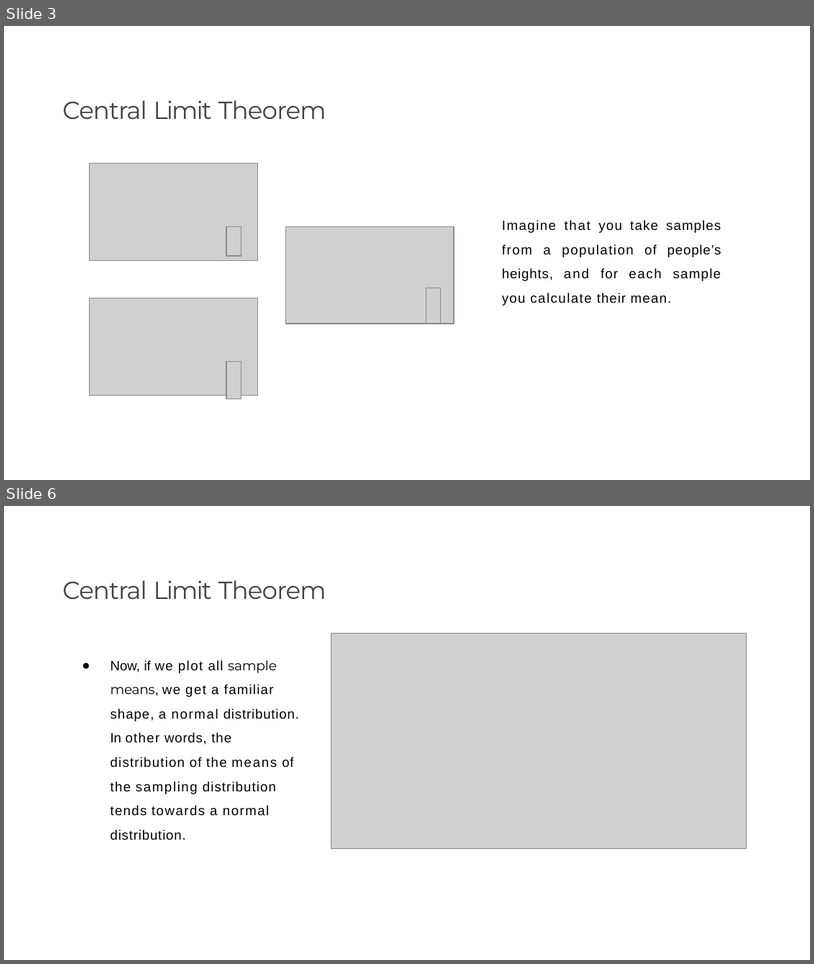
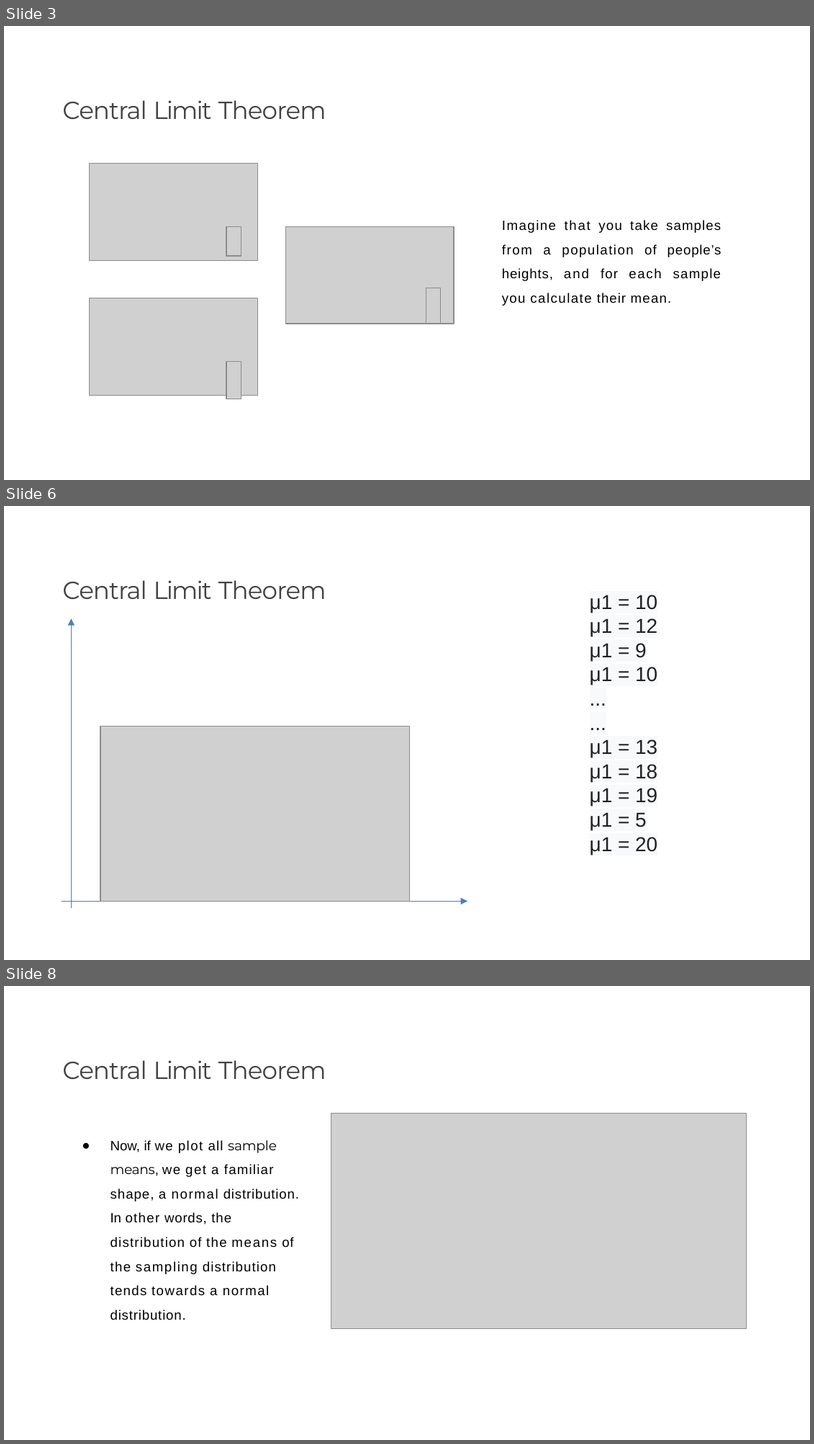
Before and after one commit to dbigman/nbs-4-master, a slide deck: s-405/1. Hypothesis Testing.pptx. Shown one above the other, each under a label of ours: slides 3 and 6 before the commit, slides 3, 6 and 8 after it; the slides between them are not shown. The pictures are 814x964 and 814x1444 pixels, drawn with LibreOffice and Linux fonts; fonts in the diff are those of the drawing; grey boxes stand for pictures; background and template pictures are left out. Boxes give left, top, right and bottom in pixels: in the first picture for what was removed or moved away, otherwise in the second. Text is boxed around its words. In the diff, an @@ line names an element or a change of style, - is before the commit and + after.

```diff
--- a/s-405/1. Hypothesis Testing.pptx
+++ b/s-405/1. Hypothesis Testing.pptx
@@ slide 6 added at (4, 506, 810, 960), background picture (left out) @@
@@ title added at (62, 580, 327, 599), 22 pt, text #424242 @@
+Central Limit Theorem
@@ text added at (590, 595, 658, 854), 18 pt, text #202122 @@
+μ1 = 10
+μ1 = 12
+μ1 = 9
+μ1 = 10
+...
+...
+μ1 = 13
+μ1 = 18
+μ1 = 19
+μ1 = 5
+μ1 = 20
@@ arrow added from (71, 908) to (71, 619), #4B7EBC 0.75 pt @@
@@ picture added at (100, 726, 409, 901) @@
@@ arrow added from (62, 901) to (468, 901), #4B7EBC 0.75 pt @@
@@ what was slide 6 is now slide 8 @@
```
Also in this commit, not shown: 1 slide changed, 1 other slide added, 10 other files.
